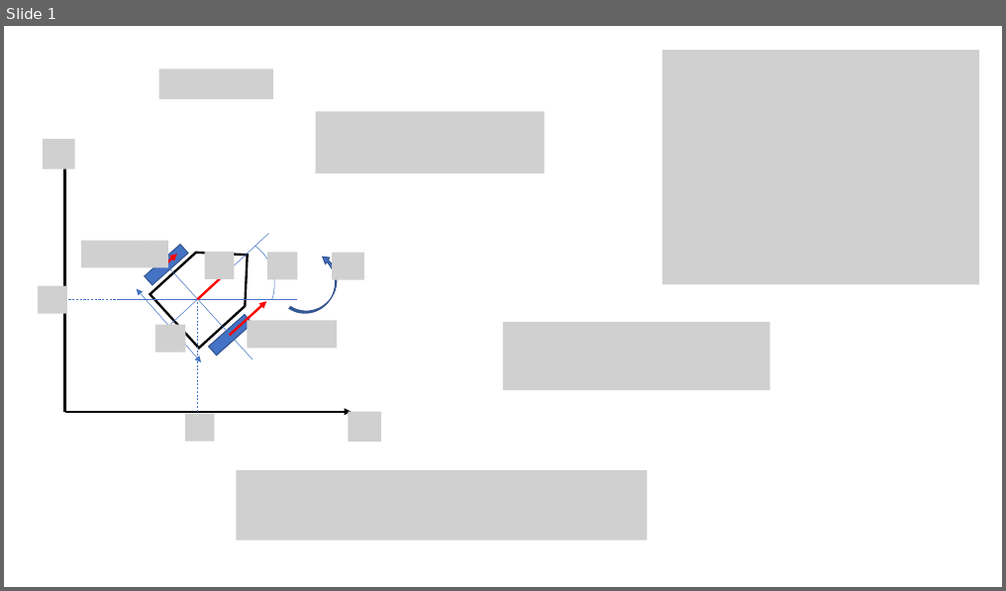
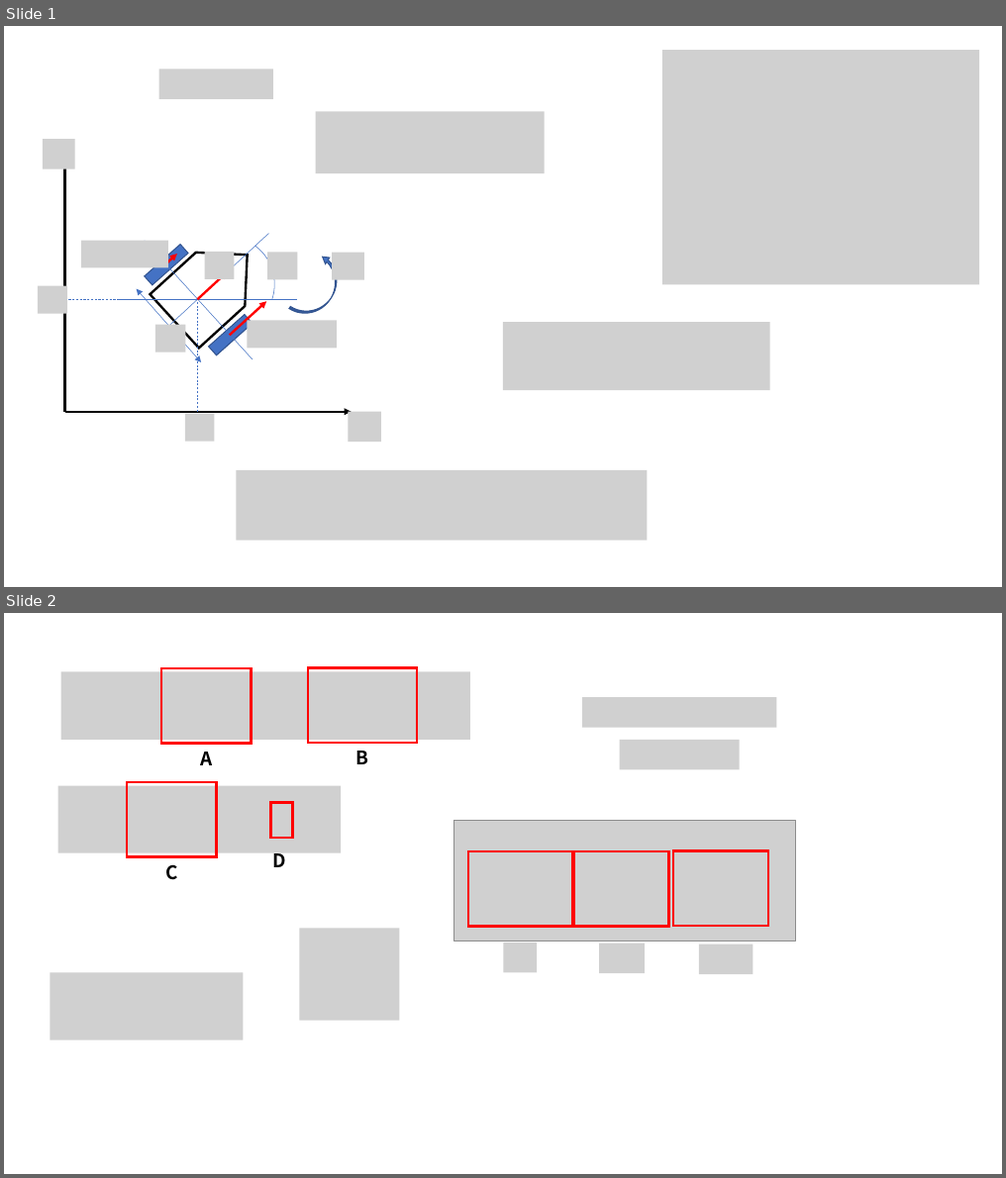
Before and after one commit to ShisatoYano/PythonControlPractice, a slide deck: materials.pptx. Shown one above the other, each under a label of ours: slide 1 before the commit, slides 1 and 2 after it. The pictures are 1006x591 and 1006x1178 pixels, drawn with LibreOffice and Linux fonts; fonts in the diff are those of the drawing; grey boxes stand for pictures. Boxes give left, top, right and bottom in pixels: in the first picture for what was removed or moved away, otherwise in the second. Text is boxed around its words. In the diff, an @@ line names an element or a change of style, - is before the commit and + after.

```diff
--- a/materials.pptx
+++ b/materials.pptx
@@ slide 2 added at box(4, 613, 1002, 1174), background #FFFFFF @@
@@ picture added at box(60, 671, 469, 740) @@
@@ rectangle added at box(162, 668, 252, 744), outline #FF0000 2.25 pt @@
@@ rectangle added at box(308, 668, 417, 744), outline #FF0000 2.25 pt @@
@@ picture added at box(582, 697, 776, 728) @@
@@ text added at box(200, 752, 212, 765), 18 pt, text #000000, bold @@
+A
@@ text added at box(355, 751, 368, 764), 18 pt, text #000000, bold @@
+B
@@ picture added at box(620, 740, 740, 769) @@
@@ picture added at box(57, 786, 341, 854) @@
@@ rectangle added at box(127, 782, 216, 858), outline #FF0000 2.25 pt @@
@@ rectangle added at box(271, 802, 293, 838), outline #FF0000 2.25 pt @@
@@ picture added at box(453, 820, 795, 941) @@
@@ text added at box(165, 864, 177, 880), 18 pt, text #000000, bold @@
+C
@@ text added at box(273, 854, 286, 873), 18 pt, text #000000, bold @@
+D
@@ rectangle added at box(468, 852, 572, 927), outline #FF0000 2.25 pt @@
@@ rectangle added at box(573, 852, 668, 927), outline #FF0000 2.25 pt @@
@@ rectangle added at box(673, 851, 768, 926), outline #FF0000 2.25 pt @@
@@ picture added at box(300, 928, 400, 1020) @@
@@ picture added at box(503, 943, 537, 972) @@
@@ picture added at box(599, 943, 645, 973) @@
@@ picture added at box(699, 945, 752, 974) @@
@@ picture added at box(51, 973, 244, 1041) @@
```
Also in this commit, not shown: 1 other slide added.
